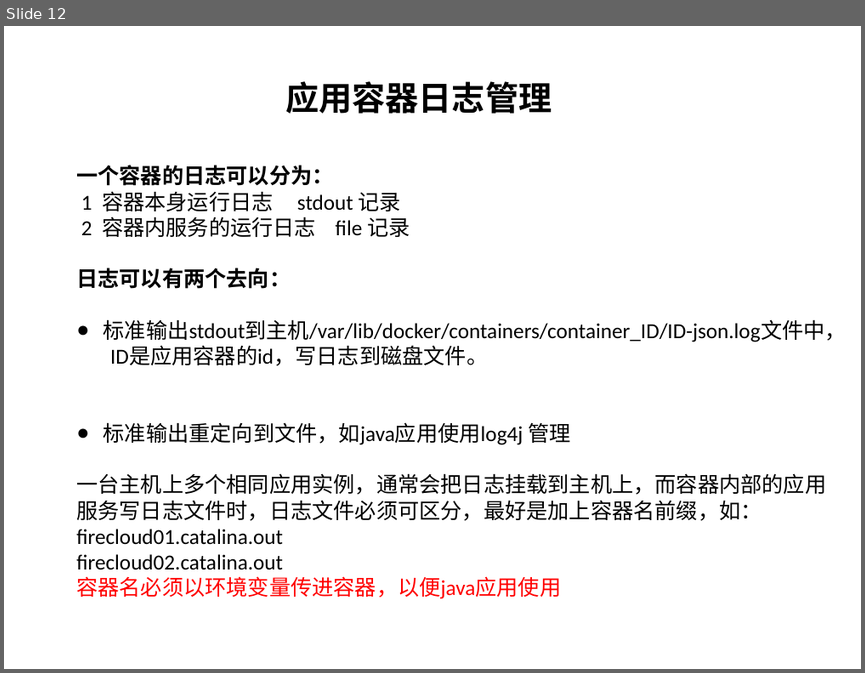
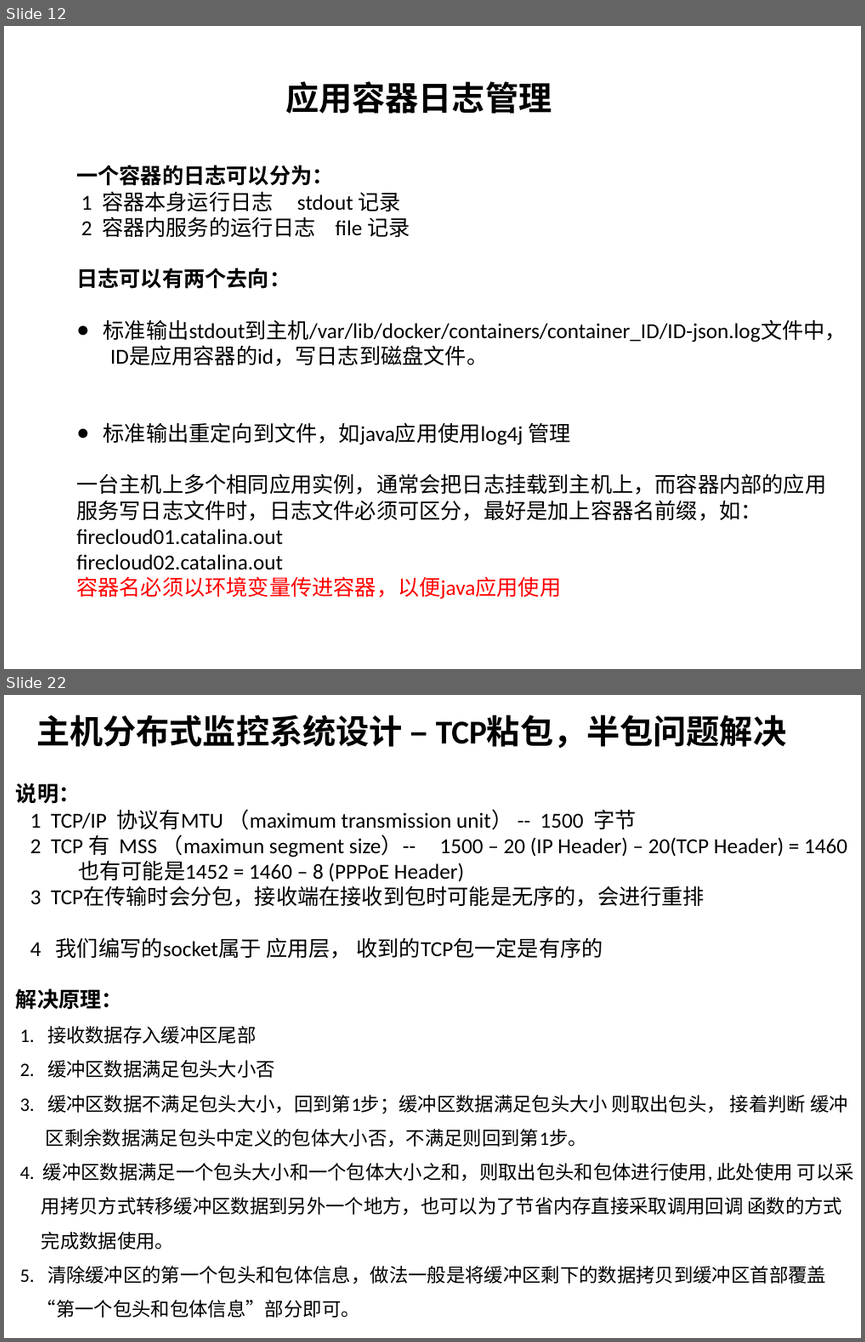
Before and after one commit to wsyx123/firecloud-server, a slide deck: description/firecloud-architecture.pptx. Shown one above the other, each under a label of ours: slide 12 before the commit, slides 12 and 22 after it; the slides between them are not shown. The pictures are 865x673 and 865x1342 pixels, drawn with LibreOffice and Linux fonts; fonts in the diff are those of the drawing. Boxes give left, top, right and bottom in pixels: in the first picture for what was removed or moved away, otherwise in the second. Text is boxed around its words. In the diff, an @@ line names an element or a change of style, - is before the commit and + after.

```diff
--- a/description/firecloud-architecture.pptx
+++ b/description/firecloud-architecture.pptx
@@ slide 22 added at [4,695,861,1338], background #FFFFFF @@
@@ text added at [36,715,786,748], 28 pt, text #000000, bold @@
+主机分布式监控系统设计 – TCP粘包，半包问题解决
@@ text added at [16,783,854,1317], 16 pt, text #000000 @@
+说明：
+1 TCP/IP 协议有MTU （maximum transmission unit） -- 1500 字节
+2 TCP 有 MSS （maximun segment size）-- 1500 – 20 (IP Header) – 20(TCP Header) = 1460
+也有可能是1452 = 1460 – 8 (PPPoE Header)
+3 TCP在传输时会分包，接收端在接收到包时可能是无序的，会进行重排
+4 我们编写的socket属于 应用层， 收到的TCP包一定是有序的
+解决原理：
+1. 接收数据存入缓冲区尾部
+2. 缓冲区数据满足包头大小否
+3. 缓冲区数据不满足包头大小，回到第1步；缓冲区数据满足包头大小 则取出包头， 接着判断 缓冲
+区剩余数据满足包头中定义的包体大小否，不满足则回到第1步。
+4. 缓冲区数据满足一个包头大小和一个包体大小之和，则取出包头和包体进行使用, 此处使用 可以采
+用拷贝方式转移缓冲区数据到另外一个地方，也可以为了节省内存直接采取调用回调 函数的方式
+完成数据使用。
+5. 清除缓冲区的第一个包头和包体信息，做法一般是将缓冲区剩下的数据拷贝到缓冲区首部覆盖
+“第一个包头和包体信息”部分即可。
```
Also in this commit, not shown: 22 other slides added, 25 other files.
